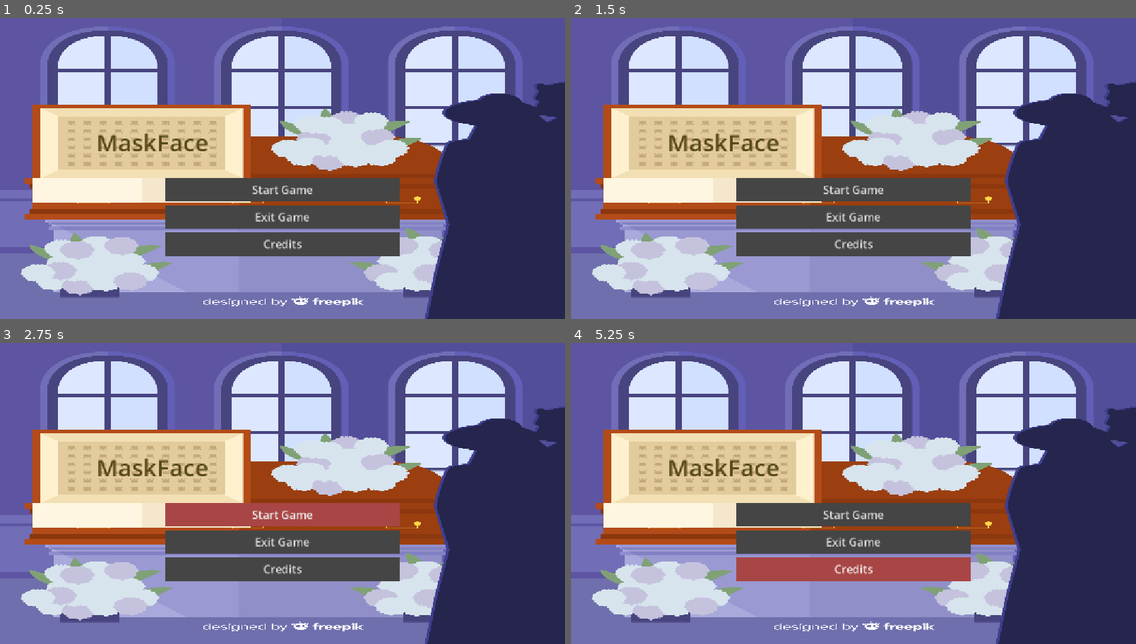
Above: before the commit, frames 1-4 (two rows, left to right).
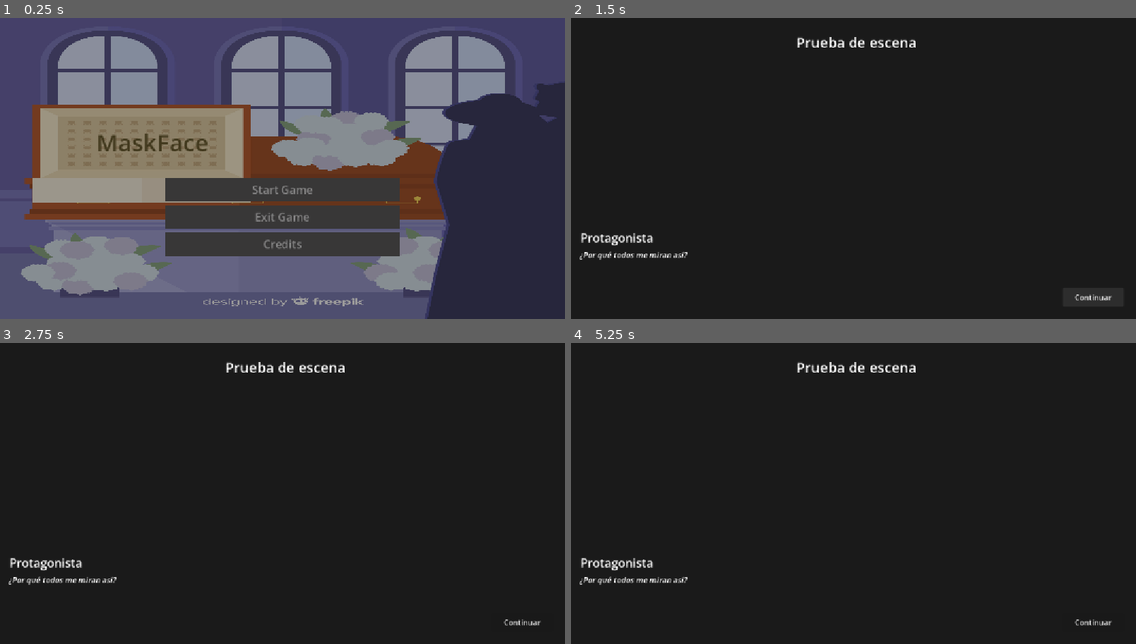
Above: after the commit, the same moments.

Repository: carlosaltan18/happy-pug-game
Game: Godot game, scene res://scenes/main_menu.tscn
Same seed, same stepped clock (60 frames per second), same inputs: the game is played once before the commit and once after it.
Inputs (mouse positions are in pixels of both pictures, inside the frame that each line leads up to):
- Up to frame 1 (0.25 s): no input
- Up to frame 2 (1.5 s): click "Start Game" at 0.5 s; click (1090, 297) at 1.25 s, where only the run after the commit has a clickable "Continuar"
- Up to frame 3 (2.75 s): click (282, 514) at 2 s, where only the run before the commit has a clickable "Start Game"
- Up to frame 4 (5.25 s): click (1090, 622) at 2.75 s, where only the run after the commit has a clickable "Continuar"; click (853, 514) at 3.5 s, where only the run before the commit has a clickable "Start Game"; click (1090, 622) at 4.25 s, where only the run after the commit has a clickable "Continuar"; click (853, 568) at 5 s, where only the run before the commit has a clickable "Credits"

The runs differ from the first frame. In frame 1, 75% of the frame differs, in the area x 0-100%, y 0-100%; in frame 2, 100%; in frame 3, 100%; in frame 4, 100%.

Commit message:
Pantalla con dialogos

Diff:
--- a/project.godot
+++ b/project.godot
@@ -15,6 +15,10 @@
 config/features=PackedStringArray("4.6", "Forward Plus")
 config/icon="res://icon.svg"
 
+[autoload]
+
+Transition="*uid://bqbocc8w065dy"
+
 [display]
 
 window/size/viewport_width=1200
--- /dev/null
+++ b/scenes/gameplay/main_game.gd
@@ -0,0 +1,24 @@
+extends Control
+
+@onready var debug_label = $DebugLabel
+@onready var dialogue_text = $DialogueContainer/DialogueBox/DialogueText
+@onready var name_label = $DialogueContainer/DialogueBox/NameLabel
+@onready var continue_button = $DialogueContainer/DialogueBox/ContinueButton
+
+func _ready():
+	Transition.fade_in()
+
+	print("Escena del juego cargada correctamente")
+	continue_button.pressed.connect(_on_continue_pressed)
+
+	# Mostrar un diálogo de prueba
+	show_dialogue("Protagonista", "El funeral fue ayer. Hoy es el primer día del resto de mi vida sin él.")
+
+func show_dialogue(character_name: String, text: String):
+	name_label.text = character_name
+	dialogue_text.text = text
+
+func _on_continue_pressed():
+	print("Botón continuar presionado")
+	# Aquí irá la lógica del sistema de diálogos
+	show_dialogue("Protagonista", "[i]¿Por qué todos me miran así?[/i]")
--- /dev/null
+++ b/scenes/gameplay/main_game.tscn
@@ -0,0 +1,80 @@
+[gd_scene format=3 uid="uid://6xak5pknscoj"]
+
+[ext_resource type="Script" uid="uid://cypp0i0doxvq1" path="res://scenes/gameplay/main_game.gd" id="1_afi3u"]
+
+[node name="MainGame" type="Control" unique_id=829127000]
+layout_mode = 3
+anchors_preset = 15
+anchor_right = 1.0
+anchor_bottom = 1.0
+grow_horizontal = 2
+grow_vertical = 2
+script = ExtResource("1_afi3u")
+
+[node name="Background" type="ColorRect" parent="." unique_id=1542567265]
+layout_mode = 1
+anchors_preset = 15
+anchor_right = 1.0
+anchor_bottom = 1.0
+grow_horizontal = 2
+grow_vertical = 2
+color = Color(0.101960786, 0.101960786, 0.101960786, 1)
+
+[node name="DebugLabel" type="Label" parent="." unique_id=193037137]
+layout_mode = 0
+offset_left = 478.0
+offset_top = 30.0
+offset_right = 734.0
+offset_bottom = 117.0
+theme_override_font_sizes/font_size = 30
+text = "Prueba de escena
+"
+horizontal_alignment = 1
+
+[node name="DialogueContainer" type="Control" parent="." unique_id=1744857670]
+custom_minimum_size = Vector2(0, 200)
+layout_direction = 1
+layout_mode = 1
+anchors_preset = 12
+anchor_top = 1.0
+anchor_right = 1.0
+anchor_bottom = 1.0
+grow_horizontal = 2
+grow_vertical = 0
+
+[node name="DialogueBox" type="Panel" parent="DialogueContainer" unique_id=2126339085]
+layout_mode = 1
+anchors_preset = 15
+anchor_right = 1.0
+anchor_bottom = 1.0
+grow_horizontal = 2
+grow_vertical = 2
+
+[node name="NameLabel" type="Label" parent="DialogueContainer/DialogueBox" unique_id=2081473169]
+layout_mode = 0
+offset_left = 20.0
+offset_top = 10.0
+offset_right = 174.0
+offset_bottom = 45.0
+theme_override_font_sizes/font_size = 25
+text = "Protagonista"
+
+[node name="DialogueText" type="RichTextLabel" parent="DialogueContainer/DialogueBox" unique_id=635910236]
+layout_mode = 0
+offset_left = 18.0
+offset_top = 52.0
+offset_right = 1898.0
+offset_bottom = 152.0
+theme_override_font_sizes/normal_font_size = 20
+bbcode_enabled = true
+text = "Este es el comienzo de la historia..."
+
+[node name="ContinueButton" type="Button" parent="DialogueContainer/DialogueBox" unique_id=880640608]
+layout_mode = 1
+anchors_preset = -1
+offset_left = 1044.0
+offset_top = 134.0
+offset_right = 1174.0
+offset_bottom = 174.0
+text = "Continuar
+"
--- a/scenes/main_menu.gd
+++ b/scenes/main_menu.gd
@@ -6,6 +6,8 @@
 @onready var credits_button = $MenuContainer/SpacerTop/ButtonsContainer/Credits
 
 func _ready():
+	Transition.fade_in()
+
 	# Conectar las señales de los botones
 	new_game_button.pressed.connect(_on_new_game_pressed)
 	exit_button.pressed.connect(_on_quit_pressed)
@@ -13,6 +15,8 @@
 
 func _on_new_game_pressed():
 	print("Iniciando nuevo juego...")
+	get_tree().change_scene_to_file("res://scenes/gameplay/main_game.tscn")
+
 	# Aquí cambiarás a la escena del juego
 
 func _on_credits_pressed():
--- /dev/null
+++ b/scenes/ui/scene_transition.gd
@@ -0,0 +1,30 @@
+extends CanvasLayer
+
+@onready var color_rect = $ColorRect
+@onready var animation_player = $ColorRect/AnimationPlayer
+func _ready():
+	# Hacer la transición invisible al inicio
+	color_rect.modulate.a = 0
+
+# Fade a negro y luego cambia de escena
+func change_scene(scene_path: String):
+	# Fade out (pantalla a negro)
+	animation_player.play("fade_out")
+	await animation_player.animation_finished
+
+	# Cambiar escena
+	get_tree().change_scene_to_file(scene_path)
+
+	# Fade in (negro a transparente)
+	animation_player.play("fade_in")
+
+# Solo fade out
+func fade_out():
+	color_rect.show() # Lo hacemos visible antes de la animación
+	animation_player.play("fade_out")
+	await animation_player.animation_finished
+
+func fade_in():
+	animation_player.play_backwards("fade_out") # O "fade_in" si creaste una nueva
+	await animation_player.animation_finished
+	color_rect.hide() # Lo ocultamos al terminar para que no bloquee los clics
--- /dev/null
+++ b/scenes/ui/scene_transition.tscn
@@ -0,0 +1,72 @@
+[gd_scene format=3 uid="uid://bqbocc8w065dy"]
+
+[ext_resource type="Script" uid="uid://c71hag1dynssu" path="res://scenes/ui/scene_transition.gd" id="1_mnkbc"]
+
+[sub_resource type="Animation" id="Animation_n24gx"]
+length = 0.001
+tracks/0/type = "value"
+tracks/0/imported = false
+tracks/0/enabled = true
+tracks/0/path = NodePath(".:modulate")
+tracks/0/interp = 1
+tracks/0/loop_wrap = true
+tracks/0/keys = {
+"times": PackedFloat32Array(0),
+"transitions": PackedFloat32Array(1),
+"update": 0,
+"values": [Color(1, 1, 1, 1)]
+}
+
+[sub_resource type="Animation" id="Animation_g6meb"]
+resource_name = "fade_in"
+length = 0.5
+tracks/0/type = "value"
+tracks/0/imported = false
+tracks/0/enabled = true
+tracks/0/path = NodePath(".:modulate")
+tracks/0/interp = 1
+tracks/0/loop_wrap = true
+tracks/0/keys = {
+"times": PackedFloat32Array(0.033333335, 0.46666667),
+"transitions": PackedFloat32Array(1, 1),
+"update": 0,
+"values": [Color(0.34173423, 0.3644172, 0.32545555, 1), Color(0.6542321, 0.6542321, 0.654232, 1)]
+}
+
+[sub_resource type="Animation" id="Animation_mnkbc"]
+resource_name = "fade_out"
+length = 0.5
+tracks/0/type = "value"
+tracks/0/imported = false
+tracks/0/enabled = true
+tracks/0/path = NodePath(".:modulate")
+tracks/0/interp = 1
+tracks/0/loop_wrap = true
+tracks/0/keys = {
+"times": PackedFloat32Array(0, 0.0009999999, 0.06666667, 0.5),
+"transitions": PackedFloat32Array(1, 1, 1, 1),
+"update": 0,
+"values": [Color(1, 1, 1, 1), Color(1, 1, 1, 1), Color(0.32941177, 0.3019608, 0.3137255, 0), Color(0.4506483, 0.4506483, 0.45064825, 1)]
+}
+
+[sub_resource type="AnimationLibrary" id="AnimationLibrary_g6meb"]
+_data = {
+&"RESET": SubResource("Animation_n24gx"),
+&"fade_in": SubResource("Animation_g6meb"),
+&"fade_out": SubResource("Animation_mnkbc")
+}
+
+[node name="SceneTransition" type="CanvasLayer" unique_id=1974733949]
+script = ExtResource("1_mnkbc")
+
+[node name="ColorRect" type="ColorRect" parent="." unique_id=374515601]
+anchors_preset = 15
+anchor_right = 1.0
+anchor_bottom = 1.0
+grow_horizontal = 2
+grow_vertical = 2
+mouse_filter = 2
+color = Color(0.40832946, 0.40832946, 0.40832946, 1)
+
+[node name="AnimationPlayer" type="AnimationPlayer" parent="ColorRect" unique_id=561911209]
+libraries/ = SubResource("AnimationLibrary_g6meb")
Not shown, added: scenes/gameplay/main_game.gd.uid
Not shown, added: scenes/ui/scene_transition.gd.uid
